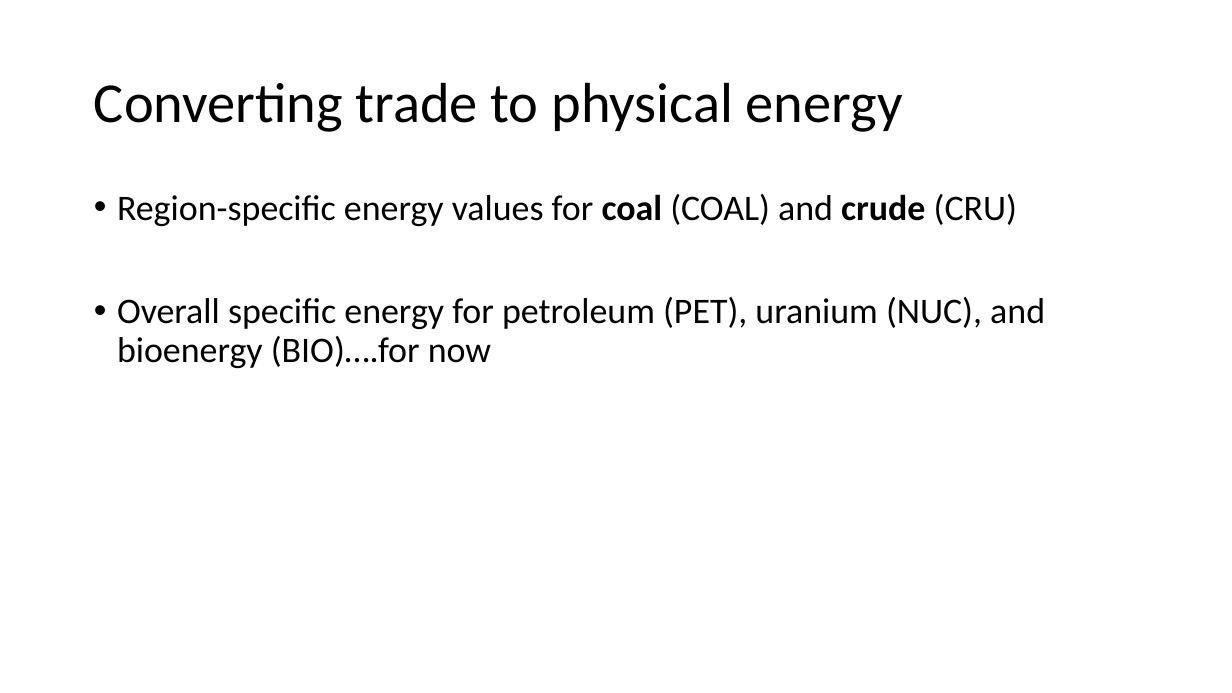
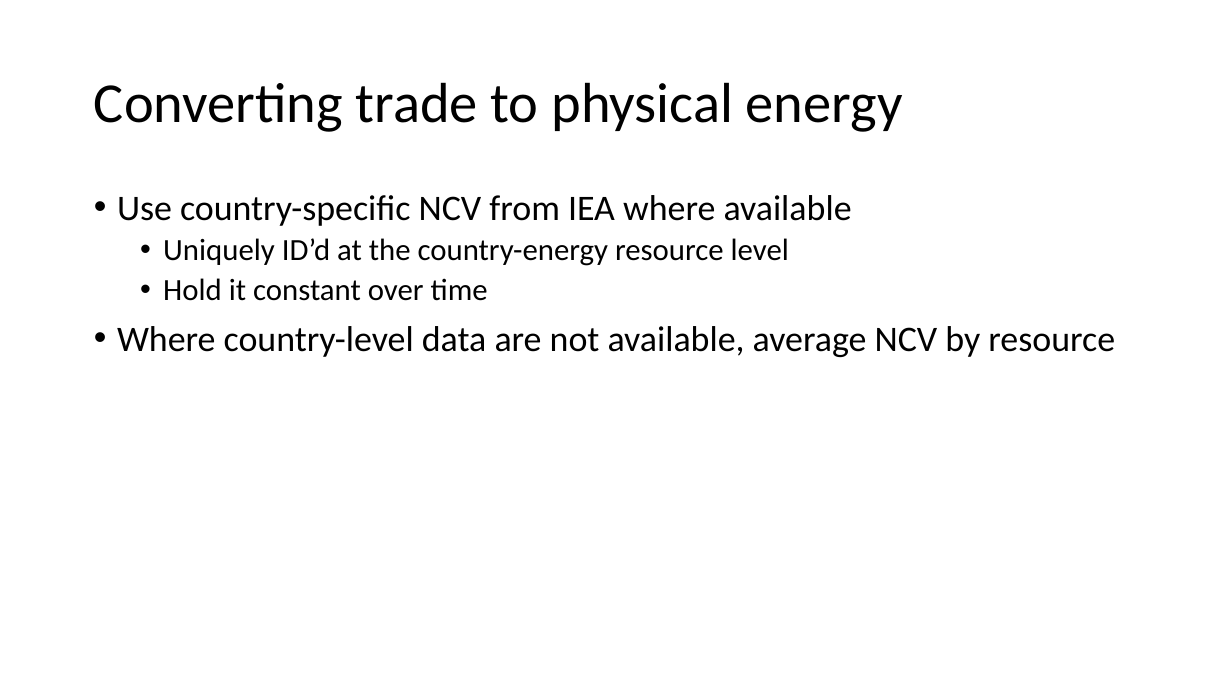
Before and after one commit to junukitashepard/message_trade, a slide deck: slide 5 of presentations/Update_2019-06-12.pptx. Drawn at 1232x693 pixels with LibreOffice and Linux fonts; fonts in the diff are those of the drawing. Boxes give left, top, right and bottom in pixels: in the first picture for what was removed or moved away, otherwise in the second. Text is boxed around its words. In the diff, an @@ line names an element or a change of style, - is before the commit and + after.

```diff
--- a/presentations/Update_2019-06-12.pptx
+++ b/presentations/Update_2019-06-12.pptx
@@ text at <box>117,195,1115,357</box>: text changed @@
-• Region-specific energy values for coal (COAL) and crude (CRU)
-• Overall specific energy for petroleum (PET), uranium (NUC), and bioenergy (BIO)….for now
+• Use country-specific NCV from IEA where available
+  • Uniquely ID’d at the country-energy resource level
+  • Hold it constant over time
+• Where country-level data are not available, average NCV by resource
```
Also in this commit, not shown: 2 slides removed.
